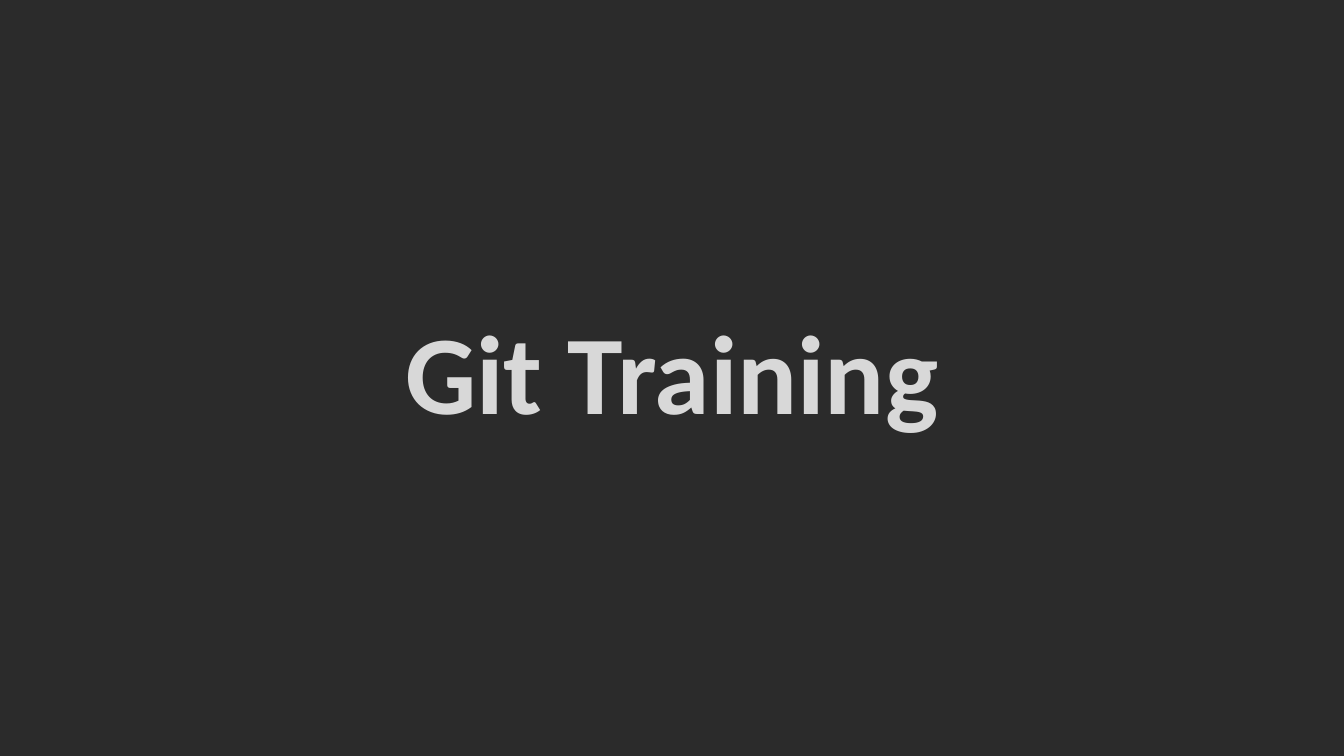
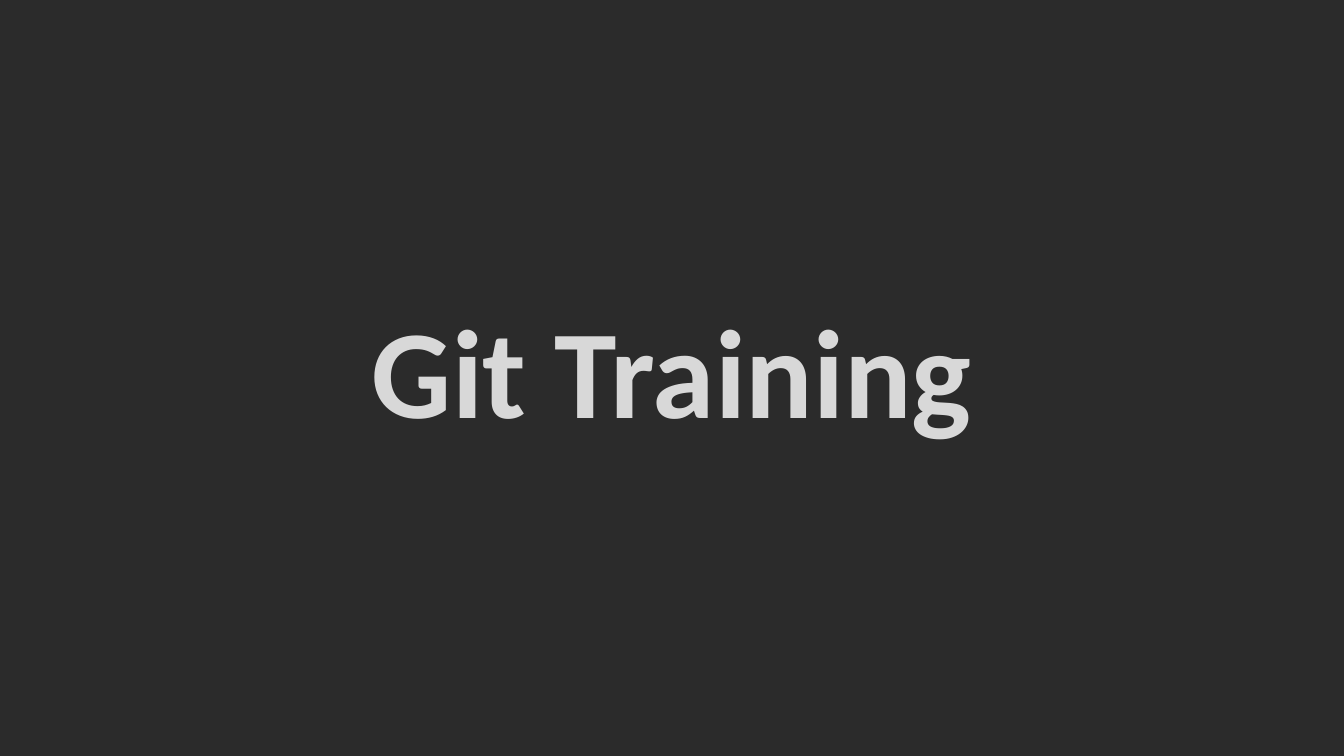
Before and after one commit to HunteRoi/git-training, a slide deck: slide 1 of Formation Git.pptx. Drawn at 1344x756 pixels with LibreOffice and Linux fonts; fonts in the diff are those of the drawing; background and template pictures are left out; a plain dark background stands for a picture behind light text. Boxes give left, top, right and bottom in pixels: in the first picture for what was removed or moved away, otherwise in the second. Text is boxed around its words. In the diff, an @@ line names an element or a change of style, - is before the commit and + after.

```diff
--- a/Formation Git.pptx
+++ b/Formation Git.pptx
@@ title "Git Training": place and size @@
-title "Git Training" at box(405, 335, 938, 433)
+title "Git Training" at box(372, 329, 972, 440)
@@ title "Git Training" at box(372, 329, 972, 440): size 80 to 90 pt, letter outline none to #000000 0.75 pt @@
```
Also in this commit, not shown: 32 other slides changed.
